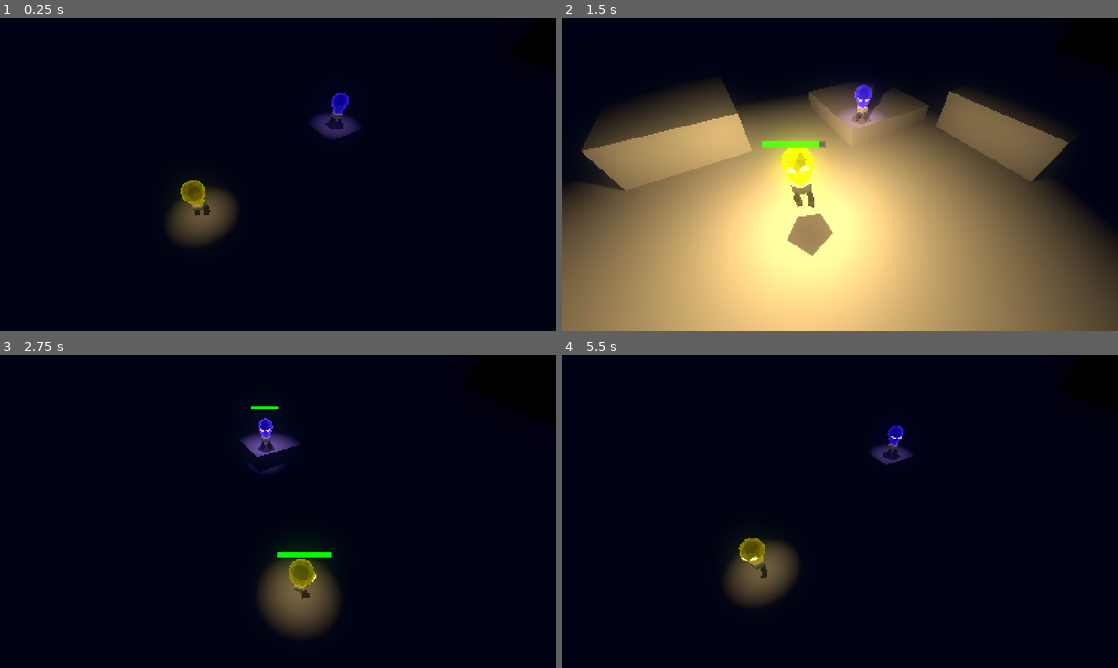
Above: before the commit, frames 1-4 (two rows, left to right).
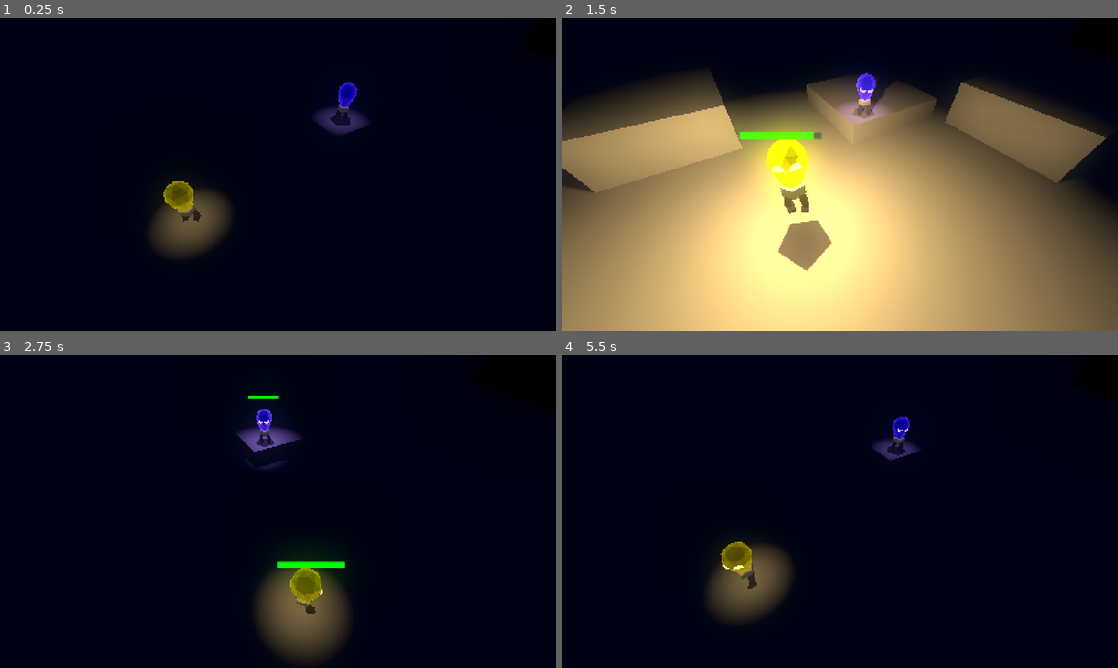
Above: after the commit, the same moments.

Repository: LowPolyFreak/EllieDeesAdventure
Game: Godot game, scene res://Scenes/main.tscn
Same seed, same stepped clock (60 frames per second), same inputs: the game is played once before the commit and once after it.
Inputs:
- Up to frame 1 (0.25 s): no input
- Up to frame 2 (1.5 s): hold D (right_p1) 0.53-1.28 s; tap Down (down_p2) at 0.6 s; tap Space (jump_p1) at 0.77 s; hold S (down_p1) from 1.28 s (still down); tap Shift (glow_p1) at 1.35 s
- Up to frame 3 (2.75 s): tap Space (jump_p1) at 1.52 s; release S (down_p1) at 2.03 s; hold D (right_p1) from 2.03 s (still down); tap Keypad 0 (glow_p2) at 2.1 s
- Up to frame 4 (5.5 s): release D (right_p1) at 2.78 s; hold W (up_p1) 2.78-3.53 s; tap Left (left_p2) at 2.85 s; tap Space (jump_p1) at 3.02, 3.77, 4.52 s; hold A (left_p1) 3.53-5.03 s; tap Right (right_p2) at 3.6 s; tap Up (up_p2) at 4.35 s; hold S (down_p1) from 5.03 s (still down); tap Down (down_p2) at 5.1 s

The runs differ from the first frame. In frame 1, 2.6% of the frame differs, in the area x 27-67%, y 20-77%; in frame 2, 24%, in the area x 0-100%, y 17-100%; in frame 3, 4.4%; in frame 4, 3.1%.

Commit message:
Polished camera, added death zone

Diff:
--- /dev/null
+++ b/Scenes/death_zone.tscn
@@ -0,0 +1,16 @@
+[gd_scene load_steps=3 format=3 uid="uid://b5r0uk8ejwar1"]
+
+[ext_resource type="Script" path="res://Scripts/death_zone.gd" id="1_he871"]
+
+[sub_resource type="BoxShape3D" id="BoxShape3D_7fnh0"]
+size = Vector3(1000, 50, 1000)
+
+[node name="DeathZone" type="Area3D"]
+transform = Transform3D(1, 0, 0, 0, 1, 0, 0, 0, 1, 0, -4, 0)
+script = ExtResource("1_he871")
+
+[node name="CollisionShape3D" type="CollisionShape3D" parent="."]
+transform = Transform3D(1, 0, 0, 0, 1, 0, 0, 0, 1, 0, -25, 0)
+shape = SubResource("BoxShape3D_7fnh0")
+
+[connection signal="body_entered" from="." to="." method="_on_body_entered"]
--- a/Scenes/ellie.tscn
+++ b/Scenes/ellie.tscn
@@ -134,17 +134,17 @@
 [node name="EllieModel" parent="." instance=ExtResource("2_mu1gt")]
 
 [node name="Skeleton3D" parent="EllieModel/Armature" index="0"]
-bones/0/position = Vector3(0.0122581, 0.474169, -0.0313175)
-bones/0/rotation = Quaternion(-0.0144919, -0.00256029, -0.00162565, 0.99989)
-bones/1/rotation = Quaternion(0.0592988, -0.155771, 0.969218, 0.181205)
+bones/0/position = Vector3(0.012152, 0.474556, -0.0309338)
+bones/0/rotation = Quaternion(-0.023094, -0.00310144, -0.00165813, 0.999727)
+bones/1/rotation = Quaternion(0.0612757, -0.165017, 0.967727, 0.180331)
 bones/1/scale = Vector3(1, 1, 1)
-bones/2/rotation = Quaternion(0.482009, -0.00375336, 0.225287, 0.846699)
-bones/3/rotation = Quaternion(-0.87541, -0.0137922, -0.0246098, 0.482558)
+bones/2/rotation = Quaternion(0.481372, -0.0037553, 0.224989, 0.847141)
+bones/3/rotation = Quaternion(-0.87484, -0.0140701, -0.0251271, 0.483556)
 bones/3/scale = Vector3(1, 1, 1)
-bones/4/rotation = Quaternion(-0.036866, -0.163169, 0.974664, -0.148479)
+bones/4/rotation = Quaternion(-0.0377079, -0.173118, 0.972987, -0.148002)
 bones/4/scale = Vector3(1, 1, 1)
-bones/5/rotation = Quaternion(0.491296, 0.00372442, -0.229628, 0.84017)
-bones/6/rotation = Quaternion(-0.882401, 0.0189777, 0.0650982, 0.465587)
+bones/5/rotation = Quaternion(0.490732, 0.0037262, -0.229364, 0.840571)
+bones/6/rotation = Quaternion(-0.88164, 0.0191862, 0.0655001, 0.46696)
 bones/6/scale = Vector3(1, 1, 1)
 bones/7/position = Vector3(-0.187498, 0.245262, -0.282433)
 bones/8/position = Vector3(-0.170884, 0.0506439, 0.0332276)
@@ -157,7 +157,7 @@
 bones/10/scale = Vector3(1, 1, 1)
 
 [node name="BoneAttachment3D" parent="EllieModel/Armature/Skeleton3D" index="0"]
-transform = Transform3D(0.999982, 0.00332515, -0.00507289, -0.00317674, 0.999575, 0.0289889, 0.00516713, -0.0289722, 0.999567, 0.0122581, 0.474169, -0.0313175)
+transform = Transform3D(0.999975, 0.00345861, -0.00612459, -0.00317211, 0.998928, 0.0461857, 0.00627776, -0.0461652, 0.998914, 0.012152, 0.474556, -0.0309338)
 
 [node name="OmniLight3D" parent="EllieModel/Armature/Skeleton3D/BoneAttachment3D" index="0"]
 light_energy = 0.25
--- a/Scenes/main.tscn
+++ b/Scenes/main.tscn
@@ -168,10 +168,8 @@
 [node name="CameraFollow" type="Node3D" parent="."]
 script = ExtResource("3_8lji5")
 
-[node name="SpringArm3D" type="SpringArm3D" parent="CameraFollow"]
+[node name="Camera3D" type="Camera3D" parent="CameraFollow"]
 transform = Transform3D(1, 0, 0, 0, 0.707106, 0.707107, 0, -0.707107, 0.707106, 0, 6.97469, 7.24263)
-
-[node name="Camera3D" type="Camera3D" parent="CameraFollow/SpringArm3D"]
 current = true
 
 [node name="UpdateTimer" type="Timer" parent="CameraFollow"]
--- a/Scripts/camera_follow.gd
+++ b/Scripts/camera_follow.gd
@@ -1,8 +1,6 @@
 extends Node3D
 
 @export var max_distance := 17.0
-
-@onready var spring_arm_3d: SpringArm3D = $SpringArm3D
 
 var bulbs
 
@@ -17,7 +15,7 @@
 	var distance = bulbs[0].global_position.distance_to(bulbs[-1].global_position)
 	var distance_percentage = ((distance * 100) / max_distance) / 100
 
-	spring_arm_3d.global_position = lerp($ZoomIn.global_position, $ZoomOut.global_position, distance_percentage)
+	$Camera3D.global_position = lerp($ZoomIn.global_position, $ZoomOut.global_position, clamp(distance_percentage, 0.2, 1.0))
 
 func _on_update_timer_timeout() -> void:
 	bulbs = get_tree().get_nodes_in_group("Bulbs")
--- /dev/null
+++ b/Scripts/death_zone.gd
@@ -0,0 +1,5 @@
+extends Area3D
+
+func _on_body_entered(body):
+	if body is Player:
+		body.call_deferred("queue_free")
--- a/Scripts/player.gd
+++ b/Scripts/player.gd
@@ -116,14 +116,12 @@
 		if !trigger_pressed:
 			trigger_pressed = true
 			battery -= 0.1
-			print("Glowing!")
 
 	elif event.is_action_released(glow) and burnout_timer.is_stopped():
 		if trigger_pressed:
 			trigger_pressed = false
 			battery_charge_timer.start()
 			battery_drain_timer.stop()
-			print("NOT Glowing")
 
 func _on_battery_drain_timer_timeout() -> void:
 	battery -= 0.035
